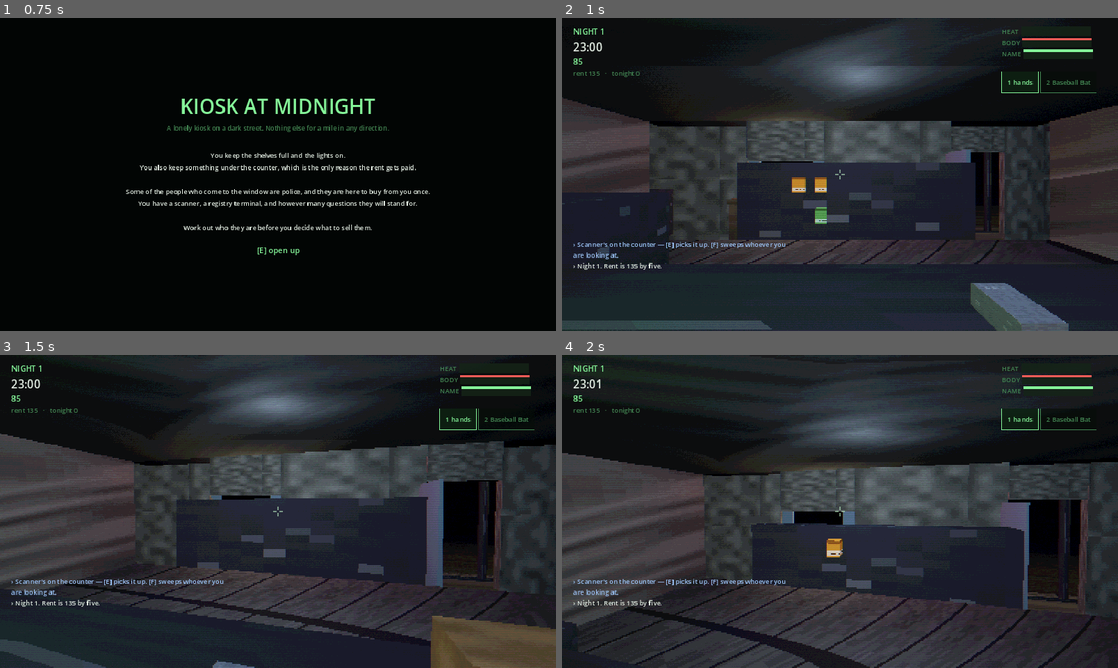
Above: before the commit, frames 1-4 (two rows, left to right).
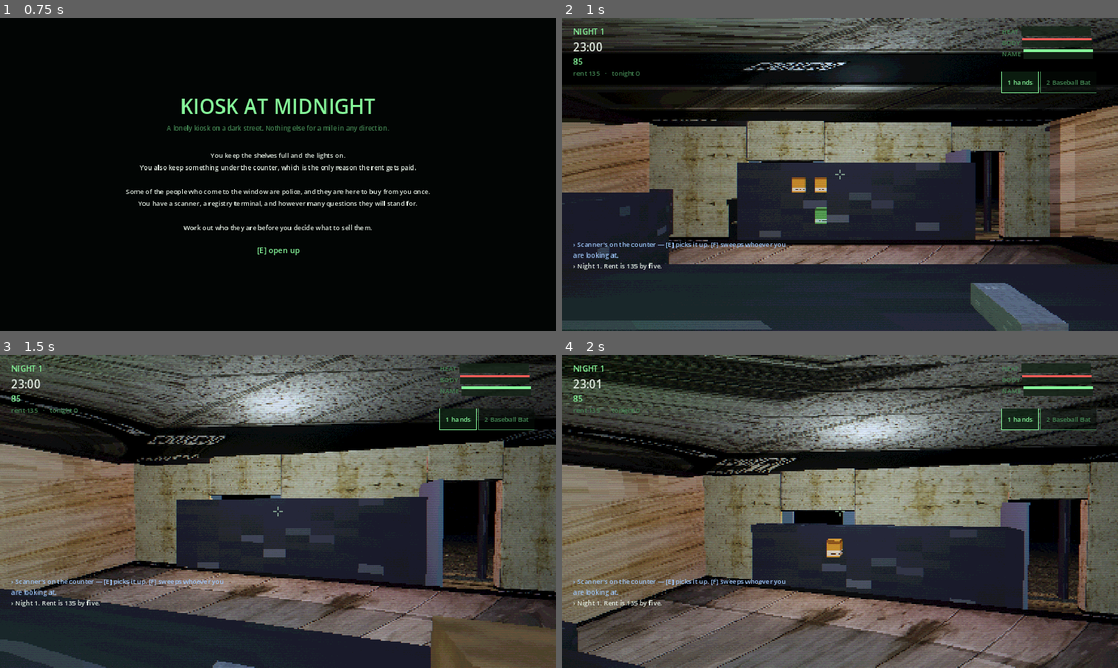
Above: after the commit, the same moments.

Repository: deeal87/Steam-game1
Game: Godot game, scene res://scenes/Boot.tscn
Same seed, same stepped clock (60 frames per second), same inputs: the game is played once before the commit and once after it.
Inputs (mouse positions are in pixels of both pictures, inside the frame that each line leads up to):
- Up to frame 1 (0.75 s): tap Enter at 0.5 s; move the mouse to (400, 158) at 0.52 s; hold D (move_right) from 0.53 s (still down); right-click (400, 158) at 0.6 s; click (400, 158) at 0.67 s
- Up to frame 2 (1 s): keep holding D (move_right); tap Space (jump) at 0.77 s
- Up to frame 3 (1.5 s): tap Space (jump) at 1.07 s; move the mouse to (250, 511) at 1.27 s; release D (move_right) at 1.28 s; hold W (move_forward) from 1.28 s (still down); tap Ctrl (crouch) at 1.35 s
- Up to frame 4 (2 s): keep holding W (move_forward); tap Space (jump) at 1.52, 1.82 s

Frame 1 is identical in both runs. In frame 2, 46% of the frame differs, in the area x 0-100%, y 0-79%; in frame 3, 58%; in frame 4, 70%, in the area x 0-100%, y 0-100%.

Commit message:
Put the painted textures on the walls
The pack goes in. Surfaces now use a hand-made texture where there is one
and the generator where there is not, matched by name, so the two coexist
and a pack that does not cover everything is a game with some painted walls
rather than a broken one.

What arrived was not texture files. Each theme is a presentation sheet: one
large image showing a grid of labelled swatches with albedo, normal and
roughness side by side, headings, and a colour palette. Made to be looked
at. Loaded as-is, every wall would be a picture of a page of walls.

tools/CutTextures.tscn takes the albedo out of each swatch. It trims the
border the sheet draws by finding it rather than assuming it, so a crop
estimated by eye self-corrects; it backs off the normal map to the right of
every albedo, found by colour, because tangent-space blue is a signature
nothing real has and a first pass baked a strip of it into five walls; and
it mirrors each cut into a tile, since a swatch off a contact sheet does not
tile and a wall that does not tile shows a seam every few metres. Normal and
roughness are ignored on purpose — the world is lit per vertex with
roughness pinned at 1.0, and a normal map would need per-pixel lighting and
would undo the look.

Twenty-four surfaces so far, from the kiosk interior and street sheets:
floors, walls, ceiling, shelving, counter, asphalt, pavement, kerb, brick,
concrete, manhole, fencing.

The part that nearly shipped broken: an exported build loaded none of them.
Godot compiles each PNG to a .ctex and the raw file never reaches the pack,
and because the code falls back to the generator when a file is missing, the
export came out looking exactly as it had before the pack existed — nothing
failed, nothing logged, nothing to see. textures/*.png.import is committed
and pinned to keep, the same fix the locale CSV needed. The log now says
which it is, and the shipped binary reports 24 loaded.

Verified: smoke, balance and soak clean; all three platforms export; the
shipped Linux binary loads all twenty-four and renders with them.

Co-Authored-By: Claude Opus 5 <noreply@anthropic.com>
Claude-Session: https://claude.ai/code/session_01Y2H3cv3gXyithUA67HDMt6

Diff:
--- a/scripts/util/ProcTex.gd
+++ b/scripts/util/ProcTex.gd
@@ -362,3 +362,51 @@
 			img.set_pixel(gx, int((top + bottom) / 2), tint.darkened(0.15))
 		x += glyph_w + rng.randi_range(3, 6)
 	return _finish(img)
+
+
+# --- Painted textures ----------------------------------------------------
+
+## Where a hand-made texture lives if there is one for this surface.
+const PACK_DIR := "res://textures"
+
+static var _pack: Dictionary = {}
+static var _pack_read := false
+
+
+## A painted texture by name, or null if the pack does not have one.
+##
+## The generators below still exist and still run — they are what the game falls
+## back to for every surface nobody has painted yet, and what it used entirely
+## before there was a pack. Nothing here replaces them; it just gets asked
+## first. A surface with a file gets the file, a surface without gets the code,
+## and neither has to know about the other.
+static func painted(name: String) -> ImageTexture:
+	if not _pack_read:
+		_pack_read = true
+		_read_pack()
+	var hit: Variant = _pack.get(name)
+	return hit if hit != null else null
+
+
+static func _read_pack() -> void:
+	if not DirAccess.dir_exists_absolute(PACK_DIR):
+		return
+	for file: String in DirAccess.get_files_at(PACK_DIR):
+		if not file.ends_with(".png"):
+			continue
+		var img := Image.new()
+		if img.load(PACK_DIR.path_join(file)) != OK:
+			continue
+		# Nearest filtering, no mipmaps: the whole world is drawn into a
+		# 426x240 buffer, and a filtered texture at that size is mud.
+		_pack[file.get_basename()] = ImageTexture.create_from_image(img)
+	Log.info("textures: %d painted surfaces loaded" % _pack.size())
+
+
+## True when a painted texture exists, so callers can pick their own tiling for
+## it — a photographed brick wall wants a different repeat to a generated one.
+static func has_painted(name: String) -> bool:
+	if not _pack_read:
+		_pack_read = true
+		_read_pack()
+	return _pack.has(name)
--- a/scripts/world/World.gd
+++ b/scripts/world/World.gd
@@ -167,14 +167,20 @@
 # --- Materials ---------------------------------------------------------------
 
 func _build_materials() -> void:
-	_mats["asphalt"] = ProcMesh.mat(ProcTex.asphalt(7), 14.0)
-	_mats["pavement"] = ProcMesh.mat(ProcTex.grime(Color(0.20, 0.20, 0.21), 0.5, 12), 10.0)
-	_mats["brick"] = ProcMesh.mat(ProcTex.brick(21), 3.0)
-	_mats["brick_far"] = ProcMesh.mat(ProcTex.brick(33), 6.0, Color.BLACK, 0.0, Color(0.55, 0.55, 0.6))
-	_mats["floor"] = ProcMesh.mat(ProcTex.tiles(41), 6.0)
-	_mats["wall"] = ProcMesh.mat(ProcTex.grime(Color(0.38, 0.37, 0.33), 0.45, 55), 4.0)
-	_mats["ceiling"] = ProcMesh.mat(ProcTex.grime(Color(0.26, 0.26, 0.25), 0.5, 61), 4.0)
-	_mats["counter"] = ProcMesh.mat(ProcTex.grime(Color(0.30, 0.24, 0.18), 0.4, 71), 2.0)
+	# Painted first, generated second.
+	#
+	# Every surface below names a texture and a repeat. `_surface()` hands back
+	# the painted one if the pack has a file of that name and the generated one
+	# if it does not, so the two can coexist and a half-finished pack is a game
+	# with some hand-made walls rather than a broken one.
+	_mats["asphalt"] = _surface("asphalt", ProcTex.asphalt(7), 14.0, 6.0)
+	_mats["pavement"] = _surface("pavement", ProcTex.grime(Color(0.20, 0.20, 0.21), 0.5, 12), 10.0, 5.0)
+	_mats["brick"] = _surface("brick_far", ProcTex.brick(21), 3.0, 2.0)
+	_mats["brick_far"] = _surface("brick_far", ProcTex.brick(33), 6.0, 4.0, Color(0.55, 0.55, 0.6))
+	_mats["floor"] = _surface("floor", ProcTex.tiles(41), 6.0, 3.0)
+	_mats["wall"] = _surface("wall", ProcTex.grime(Color(0.38, 0.37, 0.33), 0.45, 55), 4.0, 2.0)
+	_mats["ceiling"] = _surface("ceiling", ProcTex.grime(Color(0.26, 0.26, 0.25), 0.5, 61), 4.0, 3.0)
+	_mats["counter"] = _surface("counter_front", ProcTex.grime(Color(0.30, 0.24, 0.18), 0.4, 71), 2.0, 1.0)
 	_mats["steel"] = ProcMesh.mat(ProcTex.metal(Color(0.30, 0.31, 0.33), 81))
 	_mats["dark_steel"] = ProcMesh.mat(ProcTex.metal(Color(0.14, 0.14, 0.16), 83))
 	_mats["shutter"] = ProcMesh.mat(ProcTex.corrugated(Color(0.26, 0.26, 0.28), 91), 2.0)
@@ -183,11 +189,22 @@
 	_mats["neon"] = ProcMesh.mat(ProcTex.neon_sign(Color(1.0, 0.25, 0.45), 5), 1.0, Color(1.0, 0.25, 0.45), 2.2)
 	_mats["lamp"] = ProcMesh.mat(ProcTex.flat(Color(1.0, 0.92, 0.72)), 1.0, Color(1.0, 0.90, 0.66), 2.0)
 	_mats["cash"] = ProcMesh.mat(ProcTex.flat(Color(0.55, 0.62, 0.42)), 1.0, Color(0.4, 0.5, 0.3), 0.25)
-	_mats["concrete"] = ProcMesh.mat(ProcTex.grime(Color(0.40, 0.40, 0.38), 0.45, 131), 4.0)
-	_mats["sewer_brick"] = ProcMesh.mat(ProcTex.brick(137), 5.0, Color.BLACK, 0.0, Color(0.72, 0.78, 0.74))
+	_mats["concrete"] = _surface("concrete", ProcTex.grime(Color(0.40, 0.40, 0.38), 0.45, 131), 4.0, 3.0)
+	_mats["sewer_brick"] = _surface("brick_far", ProcTex.brick(137), 5.0, 3.0, Color(0.72, 0.78, 0.74))
 	_mats["water"] = ProcMesh.mat(ProcTex.grime(Color(0.10, 0.13, 0.12), 0.4, 141), 8.0,
 		Color(0.06, 0.10, 0.09), 0.15)
 	_mats["cardboard"] = ProcMesh.mat(ProcTex.grime(Color(0.44, 0.33, 0.21), 0.35, 151), 1.0)
+
+
+## One surface. Uses the painted texture if the pack has one under `name`, and
+## the generated one otherwise, with its own repeat for each — a photographed
+## brick wall and a generated one want different tiling to read at the same size.
+func _surface(name: String, generated: Texture2D, repeat: float, painted_repeat: float,
+		tint: Color = Color.WHITE) -> Material:
+	var tex := ProcTex.painted(name)
+	if tex != null:
+		return ProcMesh.mat(tex, painted_repeat, Color.BLACK, 0.0, tint)
+	return ProcMesh.mat(generated, repeat, Color.BLACK, 0.0, tint)
 
 
 func mat(id: String) -> Material:
--- /dev/null
+++ b/tools/CutTextures.gd
@@ -0,0 +1,167 @@
+extends Node
+## Cuts the individual albedo swatches out of the texture contact sheets.
+##
+##   godot --headless --path . tools/CutTextures.tscn
+##
+## The pack arrives as presentation sheets: one big image per theme, each
+## showing a grid of labelled swatches with albedo, normal and roughness side by
+## side. They are made to be looked at, not loaded, so the game cannot use them
+## as they are — every wall would be a picture of a page of walls.
+##
+## This takes the albedo panel out of each one and writes it as a texture the
+## game can put on a surface. Normal and roughness are ignored on purpose: the
+## world is lit per vertex with roughness pinned at 1.0, which is what makes it
+## look like the era it is pretending to be, and a normal map would need
+## per-pixel lighting and would undo that.
+##
+## Two things are done to each cut:
+##
+##   * the border the sheet draws around every swatch is trimmed off, found
+##     rather than assumed, so a slightly wrong crop rectangle self-corrects;
+##   * the result is made to tile, because a swatch off a contact sheet does not
+##     and a wall that does not tile shows a seam every few metres.
+
+const SHEET_DIR := "res://art/sheets"
+const OUT_DIR := "res://textures"
+
+## sheet file -> [[name, x, y, w, h], ...] of the albedo panel of each swatch.
+## Read off the sheets by eye and then trimmed to the panel edge in code.
+const CUTS := {
+	"street.png": [
+		["asphalt", 22, 142, 126, 138],
+		["pavement", 786, 142, 126, 138],
+		["kerb", 1196, 142, 126, 138],
+		["asphalt_wet", 404, 142, 126, 138],
+		["manhole", 22, 344, 126, 138],
+		["drain", 404, 344, 126, 138],
+		["brick_far", 786, 344, 150, 138],
+		["concrete", 1160, 344, 150, 138],
+		["fence", 22, 514, 110, 130],
+		["bin", 310, 514, 150, 130],
+		["lamp_post", 660, 514, 90, 130],
+		["lamp_head", 884, 514, 120, 130],
+	],
+	"kiosk.png": [
+		["floor", 26, 112, 190, 190],
+		["floor_worn", 790, 112, 190, 190],
+		["wall", 1160, 112, 90, 150],
+		["wall_painted", 26, 364, 185, 150],
+		["shelf_wood", 790, 364, 185, 150],
+		["shelf_metal", 1160, 364, 150, 150],
+		["counter_front", 26, 592, 185, 150],
+		["counter_top", 408, 592, 185, 150],
+		["counter_side", 790, 592, 185, 150],
+		["fridge", 1160, 592, 150, 150],
+		["stock_floor", 26, 812, 160, 180],
+		["ceiling", 330, 812, 185, 180],
+	],
+}
+
+
+func _ready() -> void:
+	Log.mute(true)
+	DirAccess.make_dir_recursive_absolute(OUT_DIR)
+	var made := 0
+	for sheet: String in CUTS:
+		var img := Image.new()
+		var path := SHEET_DIR.path_join(sheet)
+		if img.load(path) != OK:
+			printerr("cannot read %s" % path)
+			continue
+		for cut: Array in CUTS[sheet]:
+			var piece := _cut(img, cut[1], cut[2], cut[3], cut[4])
+			if piece == null:
+				printerr("  %s: nothing there" % cut[0])
+				continue
+			piece = _tileable(piece)
+			var out := OUT_DIR.path_join("%s.png" % cut[0])
+			if piece.save_png(out) == OK:
+				print("  %-14s %3dx%-3d -> %s" % [
+					cut[0], piece.get_width(), piece.get_height(), out])
+				made += 1
+	print("\n%d textures cut\n" % made)
+	get_tree().quit(0 if made > 0 else 1)
+
+
+## Crops, then walks in from each edge while the row or column is part of the
+## sheet's border rather than part of the picture.
+func _cut(sheet: Image, x: int, y: int, w: int, h: int) -> Image:
+	x = clampi(x, 0, sheet.get_width() - 1)
+	y = clampi(y, 0, sheet.get_height() - 1)
+	w = mini(w, sheet.get_width() - x)
+	h = mini(h, sheet.get_height() - y)
+	if w < 8 or h < 8:
+		return null
+	var piece := sheet.get_region(Rect2i(x, y, w, h))
+	var l := 0
+	var r := piece.get_width() - 1
+	var t := 0
+	var b := piece.get_height() - 1
+	while l < r and _edge_is_border(piece, l, true):
+		l += 1
+	while r > l and _edge_is_border(piece, r, true):
+		r -= 1
+	# And back off the normal map, which sits immediately to the right of every
+	# albedo on these sheets. A crop estimated by eye lands a little wide about
+	# half the time, and a strip of tangent-space blue baked into a wall texture
+	# is unmistakable. Normal maps are the one thing here with a colour
+	# signature nothing real has, so they can be found rather than avoided.
+	while r > l and _is_normal_map(piece, r):
+		r -= 1
+	while r > l and _edge_is_border(piece, r, true):
+		r -= 1
+	while t < b and _edge_is_border(piece, t, false):
+		t += 1
+	while b > t and _edge_is_border(piece, b, false):
+		b -= 1
+	if r - l < 8 or b - t < 8:
+		return piece
+	return piece.get_region(Rect2i(l, t, r - l + 1, b - t + 1))
+
+
+## A border row or column is nearly uniform and nearly black — the sheets draw a
+## thin dark rule around every swatch.
+func _edge_is_border(img: Image, at: int, vertical: bool) -> bool:
+	var n: int = img.get_height() if vertical else img.get_width()
+	var total := 0.0
+	var lightest := 0.0
+	for i in range(0, n, 2):
+		var c: Color = img.get_pixel(at, i) if vertical else img.get_pixel(i, at)
+		var l := c.r + c.g + c.b
+		total += l
+		lightest = maxf(lightest, l)
+	var mean := total / float(maxi(1, n / 2))
+	return mean < 0.16 and lightest < 0.45
+
+
+## Whether a column is part of a normal map: blue well ahead of red and green,
+## across most of its height. Concrete, brick, wood and rust are never that.
+func _is_normal_map(img: Image, x: int) -> bool:
+	var h := img.get_height()
+	var bluish := 0
+	var counted := 0
+	for y in range(0, h, 2):
+		var c := img.get_pixel(x, y)
+		counted += 1
+		if c.b > c.r + 0.10 and c.b > c.g + 0.06 and c.b > 0.35:
+			bluish += 1
+	return counted > 0 and float(bluish) / float(counted) > 0.55
+
+
+## Makes a crop tile by mirroring it into a quarter of the output.
+##
+## Crude next to a proper offset-and-heal, and it is the right crude: it cannot
+## produce a seam, it keeps the grain and the colour of the original exactly, and
+## on a wall at this resolution, in this light, the symmetry does not read.
+func _tileable(src: Image) -> Image:
+	var w := src.get_width()
+	var h := src.get_height()
+	var out := Image.create(w * 2, h * 2, false, Image.FORMAT_RGB8)
+	for y in h:
+		for x in w:
+			var c := src.get_pixel(x, y)
+			out.set_pixel(x, y, c)
+			out.set_pixel(w * 2 - 1 - x, y, c)
+			out.set_pixel(x, h * 2 - 1 - y, c)
+			out.set_pixel(w * 2 - 1 - x, h * 2 - 1 - y, c)
+	return out
--- /dev/null
+++ b/tools/CutTextures.tscn
@@ -0,0 +1,6 @@
+[gd_scene load_steps=2 format=3 uid="uid://bkiosk0cut001"]
+
+[ext_resource type="Script" path="res://tools/CutTextures.gd" id="1_cut"]
+
+[node name="CutTextures" type="Node"]
+script = ExtResource("1_cut")
Not shown, changed: export_presets.cfg
Binary file added: textures/asphalt.png
Not shown, added: textures/asphalt.png.import
Binary file added: textures/asphalt_wet.png
Not shown, added: textures/asphalt_wet.png.import
Binary file added: textures/bin.png
Not shown, added: textures/bin.png.import
Binary file added: textures/brick_far.png
Not shown, added: textures/brick_far.png.import
Binary file added: textures/ceiling.png
Not shown, added: textures/ceiling.png.import
Binary file added: textures/concrete.png
(and 39 more such lines)
